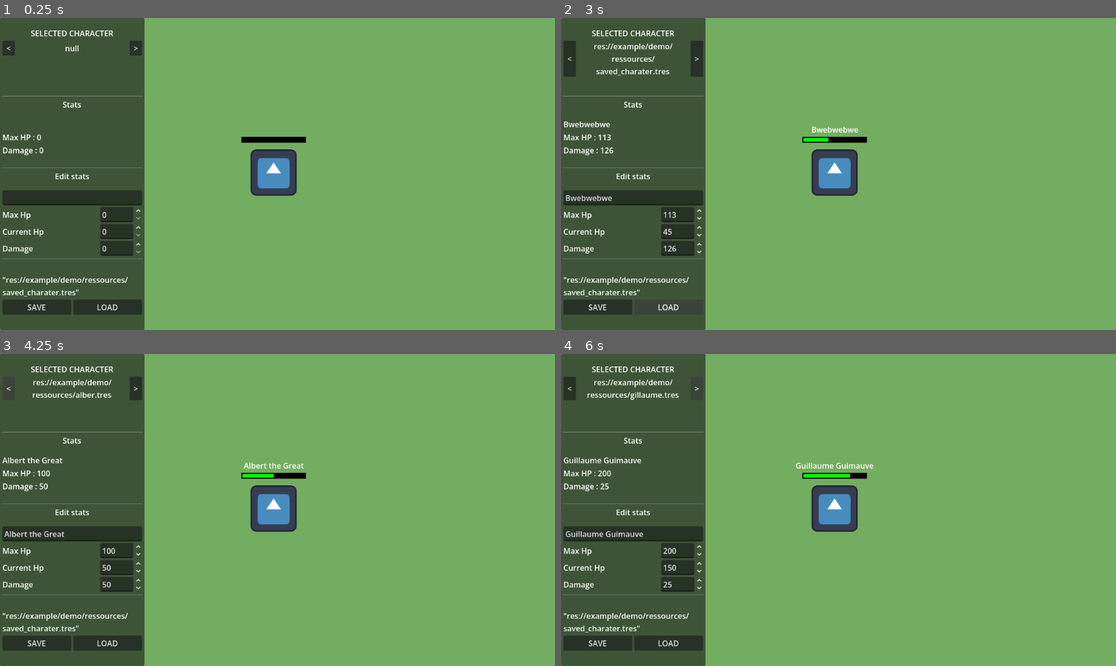
Above: before the commit, frames 1-4 (two rows, left to right).
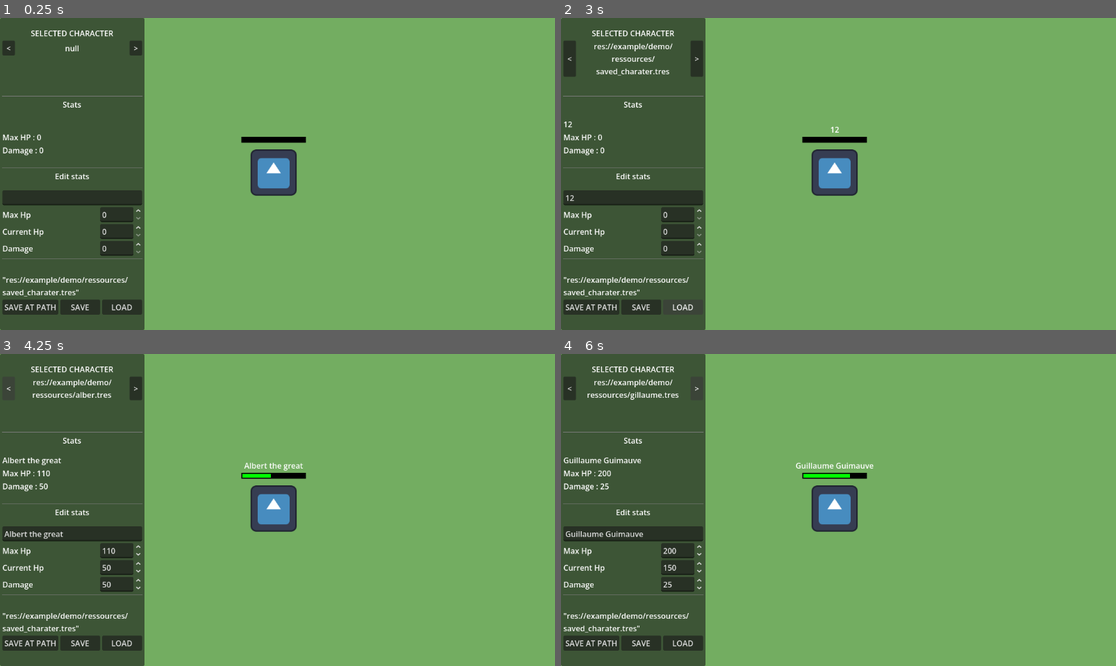
Above: after the commit, the same moments.

Repository: Laby-exe/DataBindSystem
Game: Godot game, scene res://example/demo/Game.tscn
Two runs of this game, one before a commit and one after it. Both use one fixed random seed, a clock stepped at 60 frames per second and the inputs below. The engine's default icon, where the game draws it, is replaced by a stand-in: a white triangle on a blue panel in a dark square.
Inputs (mouse positions are in pixels of both pictures, inside the frame that each line leads up to):
- Up to frame 1 (0.25 s): no input
- Up to frame 2 (3 s): click (633, 198) at 0.52 s; type "12" at 0.6 s; click "SAVE" at 1.25 s; click (588, 308) at 2 s, where only the run after the commit has a clickable "SAVE AT PATH"; click "LOAD" at 2.75 s
- Up to frame 3 (4.25 s): click "<" at 3.5 s
- Up to frame 4 (6 s): click ">" at 4.25 s; click "<" at 5 s; click ">" at 5.75 s

The runs differ from the first frame. In frame 1, 0.3% of the frame differs, in the area x 0-24%, y 90-96%; in frame 2, 0.8%, in the area x 0-54%, y 33-96%; in frame 3, 0.5%; in frame 4, 0.3%.

Commit message:
Small fixes

Diff:
--- a/data_bind_system/data_bind.gd
+++ b/data_bind_system/data_bind.gd
@@ -2,7 +2,7 @@
 
 
 var source_object: Object
-var watched_properties: Array[StringName]
+var watched_properties: Array[StringName] # Is sorted by [DataBindSystem]
 var callback: Callable
 var source_data_name: StringName
 var _data: ReactiveData
--- a/data_bind_system/data_bind_system.gd
+++ b/data_bind_system/data_bind_system.gd
@@ -7,11 +7,13 @@
 var _source_binds : Dictionary[StringName, Array]
 
 var _source_object : Object
+
 ## [param source_object] is used to define which object holds the source_data : [ReactiveData] [br]
 ## source_object : is the Object holding DataBindSystem and ReactiveData [br]
 ## [code]var DBS := DataBindSystem.new(self)[/code]
 func _init(source_object: Object):
 	_source_object = source_object
+	assert(_source_object, "source_object is null")
 
 
 ## Create a bind that call the callback function when 1 of the watched_properties in the source_data is changed[br][br]
@@ -36,13 +38,12 @@
 func bind_source(source_data_name: StringName, watched_properties: Array[StringName],
 callback: Callable, call_immediately: bool = true) -> void:
 
-	assert(_source_object, "source_object is null")
-
-	assert(has_property(_source_object, source_data_name), "Can't find %s in %s" % [source_data_name, _source_object])
-
+	# Is source_data_name valid ?
+	assert(has_property(_source_object, source_data_name), "Can't find source_data %s in source_object %s" % [source_data_name, _source_object])
+	# If source_data is not null, is it ReactiveData ?
 	var source_data = _source_object.get(source_data_name)
-	if source_data : assert(source_data is ReactiveData, "source_data is not ReactiveData")
-
+	if source_data : assert(source_data is ReactiveData, "source_data %s is not ReactiveData" % [source_data_name])
+	# Check for already existing similar binds
 	var err : DataBind = find_bind(source_data_name, watched_properties, callback)
 	if err: push_warning("Aptenting to create a bind that already exist %s" % [err]); return
 
@@ -71,7 +72,7 @@
 
 	watched_properties.sort()
 
-	var bind = find_bind(source_data_name, watched_properties, callback)
+	var bind : DataBind = find_bind(source_data_name, watched_properties, callback)
 	assert(bind, "couldn't find a matching bind to unbind %s, %s, %s, %s" % [_source_object,source_data_name,watched_properties,callback])
 
 	bind._disconnect()
@@ -101,11 +102,12 @@
 
 	source_data_changed.emit()
 
+	# If source_data is not null, is it ReactiveData ?
+	var source_data = _source_object.get(source_data_name)
+	if source_data : assert(source_data is ReactiveData, "source_data %s is not ReactiveData" % [source_data_name])
+
 	if not _source_binds.has(source_data_name): return
 	if _source_binds[source_data_name].is_empty(): return
-
-	var source_data = _source_object.get(source_data_name)
-	if source_data : assert(source_data is ReactiveData, "source_data is not ReactiveData")
 
 
 	if _source_object.get(source_data_name):
@@ -126,22 +128,22 @@
 ## [codeblock]
 ## DBS.load_data(&"my_data", "res://resources/my_data")
 ##
-## DBS.load_data(&"my_data2", "res://resources/my_definition_data", "user://saved_data")
+## DBS.load_data(&"definition_data", "res://resources/my_definition_data", "user://saved_data")
 ##
-## DBS.save_data(&"my_data2") # resource will be saved to "user://saved_data" instead of "res://resources/my_definition_data"
+## DBS.save_data(&"definition_data") # resource will be saved to "user://saved_data" instead of "res://resources/my_definition_data"
 ## [/codeblock]
 func load_data(source_data_name: StringName, load_from_path: String, resouce_path_override: String = "") -> void :
 
-	assert(_source_object, "source_object is null")
-
-	assert(has_property(_source_object, source_data_name), "Can't find %s in %s" % [source_data_name, _source_object])
-
+	# Is source_data_name valid ?
+	assert(has_property(_source_object, source_data_name), "Can't find source_data %s in source_object %s" % [source_data_name, _source_object])
+	# Is data at path ?
 	assert(ResourceLoader.exists(load_from_path), "No ressource found at path %s" % [load_from_path])
 
 	var data = ResourceLoader.load(load_from_path)
+	assert(data, "Data at path load_from_path %s is invalid" % [load_from_path])
 	assert(data is ReactiveData, "source_data is not ReactiveData")
 
-	if not resouce_path_override.is_empty(): data.resource_path = resouce_path_override
+	if not resouce_path_override.is_empty(): data.resource_path_override = resouce_path_override
 
 	_source_object.set(source_data_name, data)
 
@@ -150,20 +152,26 @@
 ## [b] Example Usage
 ## [codeblock]
 ## DBS.save_data(&"my_data") # Save to my_data.resource_path
-## DBS.save_data(&"my_data", "res://resources/my_data") # Save to custom_path
+## DBS.save_data(&"definition_data", "res://resources/my_data") # Save to custom_path, will not overwrite original data
 ## [/codeblock]
 func save_data(source_data_name: StringName, save_to_path: String = "") -> void :
 
-	assert(_source_object, "source_object is null")
+	# Is source_data_name valid ?
+	assert(has_property(_source_object, source_data_name), "Can't find source_data %s in source_object %s" % [source_data_name, _source_object])
+	# Is source_data valid ?
+	var source_data = _source_object.get(source_data_name)
+	if not source_data: push_error("Can't save source_data %s, source_data is null" % [source_data_name]); return
+	assert(source_data is ReactiveData, "source_data %s is not ReactiveData" % [source_data_name])
 
-	assert(has_property(_source_object, source_data_name), "Can't find %s in %s" % [source_data_name, _source_object])
-
-	var source_data = _source_object.get(source_data_name)
-	assert(source_data is ReactiveData, "source_data is not ReactiveData")
 
 	var path : String
-	if save_to_path.is_empty(): path = source_data.resource_path
+	if save_to_path.is_empty():
+		if source_data.resource_path_override.is_empty(): path = source_data.resource_path
+		else: path = source_data.resource_path_override
+
 	else: path = save_to_path
+	# Is path valid ?
+	assert(not path.is_empty(), "Aptenting to save %s but saving path is empty : %s" % [source_data_name, path])
 
 	var err := ResourceSaver.save(source_data, path)
 	if err != OK: push_warning("Save failed (%s)" % error_string(err))
--- a/data_bind_system/reactive_data.gd
+++ b/data_bind_system/reactive_data.gd
@@ -4,6 +4,15 @@
 ## Parent is needed for notify propagation, for nested [ReactiveData] it needs to be set manually, Use : [br]
 ## [code]set(value): variant = value; parent = self, notify(property)[/code]
 var parent : ReactiveData = null
+
+## Can be used for saving outside of the original resource_path[br][br][br]
+## [b] Example Usage
+## [codeblock]
+## DBS.load_data(&"definition_data", "res://resources/my_definition_data", "user://saved_data")
+##
+## DBS.save_data(&"definition_data") # resource will be saved to "user://saved_data" instead of "res://resources/my_definition_data"
+## [/codeblock]
+var resource_path_override : String = ""
 
 
 signal property_changed(data: ReactiveData, property: StringName)
--- a/example/demo/UI.tscn
+++ b/example/demo/UI.tscn
@@ -187,7 +187,12 @@
 [node name="HBoxContainer" type="HBoxContainer" parent="HBoxContainer/SidePanel/ScrollContainer/MarginContainer/VBoxContainer/SaveSystem" unique_id=979107672]
 layout_mode = 2
 
-[node name="SaveBtn" type="Button" parent="HBoxContainer/SidePanel/ScrollContainer/MarginContainer/VBoxContainer/SaveSystem/HBoxContainer" unique_id=795814952]
+[node name="SavePathBtn" type="Button" parent="HBoxContainer/SidePanel/ScrollContainer/MarginContainer/VBoxContainer/SaveSystem/HBoxContainer" unique_id=795814952]
+layout_mode = 2
+size_flags_horizontal = 3
+text = "SAVE AT PATH"
+
+[node name="SaveBtn" type="Button" parent="HBoxContainer/SidePanel/ScrollContainer/MarginContainer/VBoxContainer/SaveSystem/HBoxContainer" unique_id=177534697]
 layout_mode = 2
 size_flags_horizontal = 3
 text = "SAVE"
--- a/example/demo/ressources/alber.tres
+++ b/example/demo/ressources/alber.tres
@@ -1,18 +1,18 @@
-[gd_resource type="Resource" script_class="CharacterData" format=3 uid="uid://cvukm1gx4o4bj"]
+[gd_resource type="Resource" script_class="CharacterData" format=3 uid="uid://da4os1m7pnthh"]
 
 [ext_resource type="Script" uid="uid://d27e67g8ig75l" path="res://example/demo/data_scripts/character_data.gd" id="1_77goq"]
 [ext_resource type="Script" uid="uid://ctv6wra7vojnq" path="res://example/demo/data_scripts/character_stats_data.gd" id="2_yuiak"]
 
 [sub_resource type="Resource" id="Resource_ow6lw"]
 script = ExtResource("2_yuiak")
-max_hp = 100
+max_hp = 110
 current_hp = 50
 damage = 50
 metadata/_custom_type_script = "uid://ctv6wra7vojnq"
 
 [resource]
 script = ExtResource("1_77goq")
-name = "Albert the Great"
+name = "Albert the great"
 character_class = 1
 stats = SubResource("Resource_ow6lw")
 metadata/_custom_type_script = "uid://d27e67g8ig75l"
--- a/example/demo/ressources/saved_charater.tres
+++ b/example/demo/ressources/saved_charater.tres
@@ -1,17 +1,18 @@
-[gd_resource type="Resource" script_class="CharacterData" format=3 uid="uid://dvgjlfn1ybg3t"]
+[gd_resource type="Resource" script_class="CharacterData" format=3]
 
-[ext_resource type="Script" uid="uid://d27e67g8ig75l" path="res://example/demo/data_scripts/character_data.gd" id="1_ufnka"]
-[ext_resource type="Script" uid="uid://ctv6wra7vojnq" path="res://example/demo/data_scripts/character_stats_data.gd" id="2_1mfkg"]
+[ext_resource type="Script" path="res://example/demo/data_scripts/character_data.gd" id="1_ufnka"]
+[ext_resource type="Script" path="res://example/demo/data_scripts/character_stats_data.gd" id="2_1mfkg"]
 
 [sub_resource type="Resource" id="Resource_ow6lw"]
 script = ExtResource("2_1mfkg")
-max_hp = 113
-current_hp = 45
-damage = 126
+max_hp = 100
+current_hp = 50
+damage = 50
 metadata/_custom_type_script = "uid://ctv6wra7vojnq"
 
 [resource]
 script = ExtResource("1_ufnka")
-name = "Bwebwebwe"
+name = "Albert the great"
+character_class = 1
 stats = SubResource("Resource_ow6lw")
 metadata/_custom_type_script = "uid://d27e67g8ig75l"
--- a/example/demo/ui/save_menu.gd
+++ b/example/demo/ui/save_menu.gd
@@ -4,15 +4,21 @@
 
 @onready var save_btn: Button = $HBoxContainer/SaveBtn
 @onready var load_btn: Button = $HBoxContainer/LoadBtn
+@onready var save_path_btn: Button = $HBoxContainer/SavePathBtn
 
 func _ready() -> void:
 	save_btn.pressed.connect(_on_save_pressed)
 	load_btn.pressed.connect(_on_load_pressed)
+	save_path_btn.pressed.connect(_on_save_at_path_pressed)
 
 func _on_save_pressed():
 	var character = Game.node.selected_character
 	character.DBS.save_data(&"character_data")
 
+func _on_save_at_path_pressed():
+	var character = Game.node.selected_character
+	character.DBS.save_data(&"character_data", path)
+
 func _on_load_pressed():
 	var character = Game.node.selected_character
 	character.DBS.load_data(&"character_data", path)
Not shown: 1 places in example/demo/UI.tscn that only renumber resources
Not shown: 1 places in example/demo/ressources/gillaume.tres that only renumber resources
Not shown, changed: README.md
